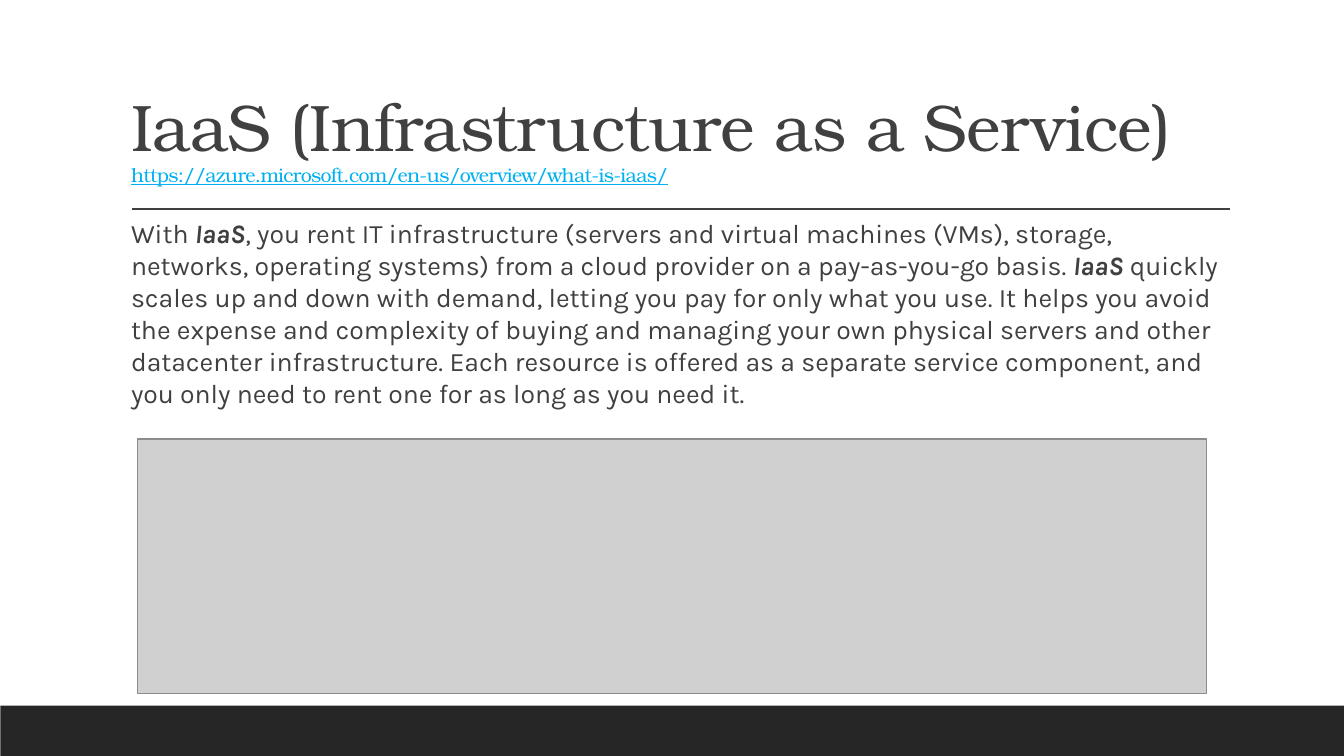
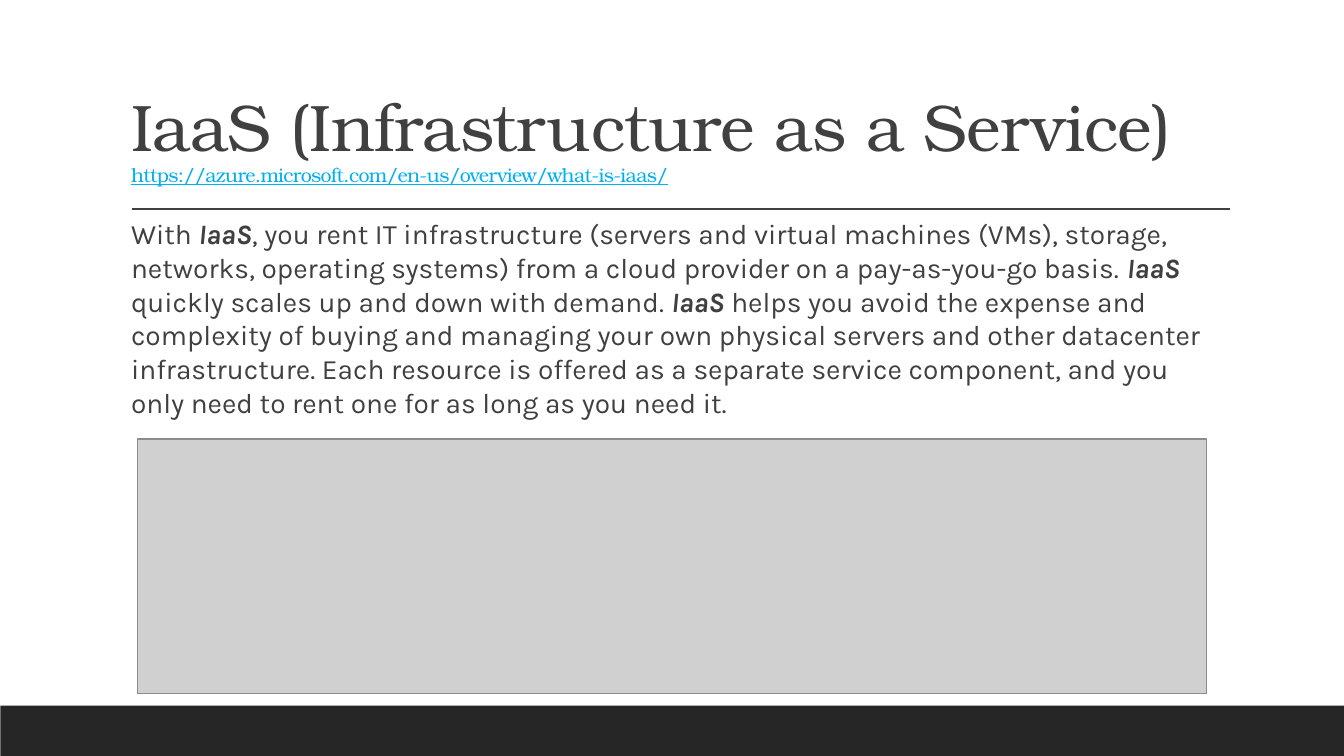
Before and after one commit to 2002-feb24-net/trainer-code, a slide deck: slide 8 of REPO_MarksCodeAndPPTs/DotNetPPTs/dotnetWeek4Ppts/D20_.NET_CloudComputingBasicsAndModels.pptx. Drawn at 1344x756 pixels with LibreOffice and Linux fonts; fonts in the diff are those of the drawing; grey boxes stand for pictures. Boxes give left, top, right and bottom in pixels: in the first picture for what was removed or moved away, otherwise in the second. Text is boxed around its words. In the diff, an @@ line names an element or a change of style, - is before the commit and + after.

Commit message:
modifies Cloud ppt

```diff
--- a/REPO_MarksCodeAndPPTs/DotNetPPTs/dotnetWeek4Ppts/D20_.NET_CloudComputingBasicsAndModels.pptx
+++ b/REPO_MarksCodeAndPPTs/DotNetPPTs/dotnetWeek4Ppts/D20_.NET_CloudComputingBasicsAndModels.pptx
@@ text at (x1=131, y1=224, x2=1200, y2=420): text changed; size 19 to 20 pt @@
-  With IaaS, you rent IT infrastructure (servers and virtual machines (VMs), storage, networks, operating systems) from a cloud provider on a pay-as-you-go basis. IaaS quickly scales up and down with demand, letting you pay for only what you use. It helps you avoid the expense and complexity of buying and managing your own physical servers and other datacenter infrastructure. Each resource is offered as a separate service component, and you only need to rent one for as long as you need it.
+  With IaaS, you rent IT infrastructure (servers and virtual machines (VMs), storage, networks, operating systems) from a cloud provider on a pay-as-you-go basis. IaaS quickly scales up and down with demand. IaaS helps you avoid the expense and complexity of buying and managing your own physical servers and other datacenter infrastructure. Each resource is offered as a separate service component, and you only need to rent one for as long as you need it.
```
Also in this commit, not shown: 5 other slides changed, 4 other files.
